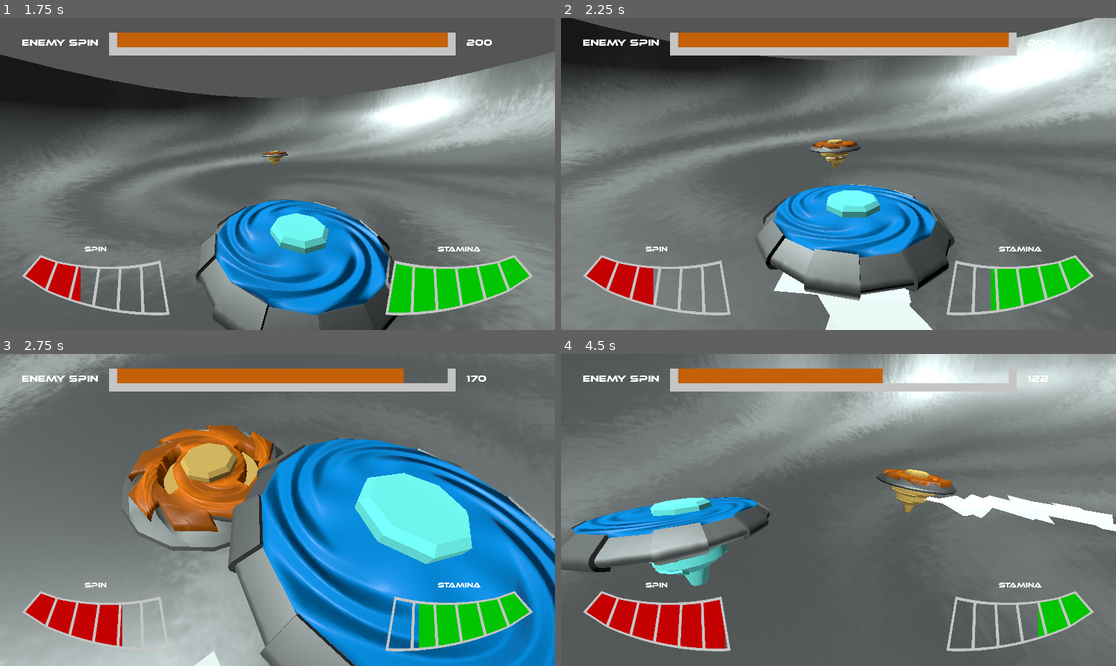
Above: before the commit, frames 1-4 (two rows, left to right).
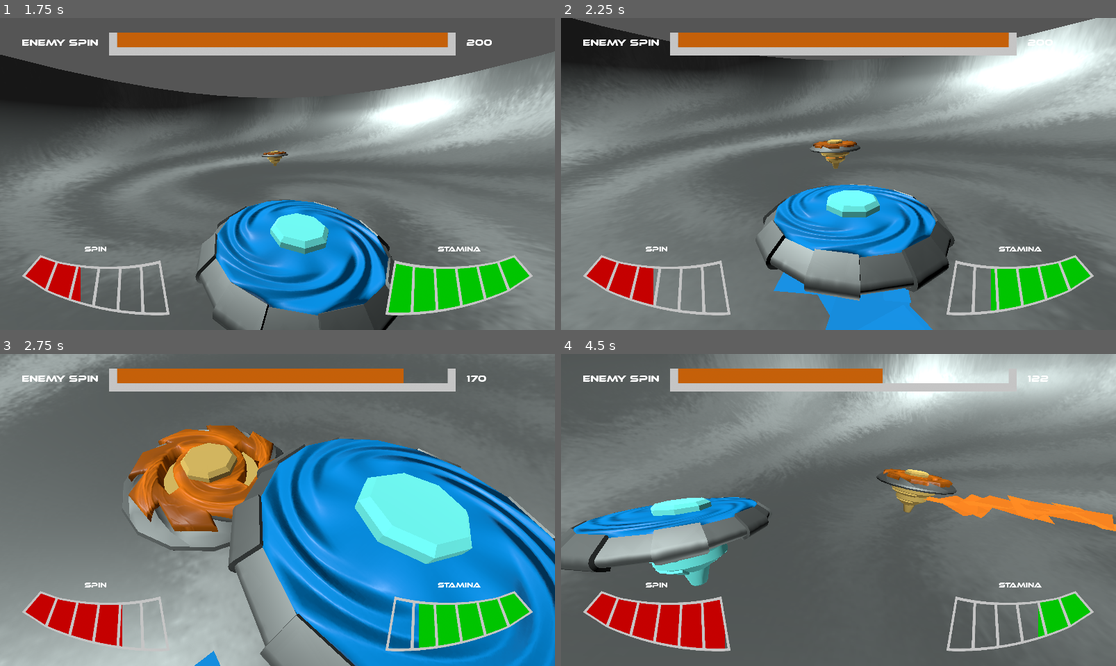
Above: after the commit, the same moments.

Repository: StudentLoanCyclone/StudentLoanCyclone
Game: Godot game, scene res://main.tscn
Two runs of this game, one before a commit and one after it. Both use one fixed random seed, a clock stepped at 60 frames per second and the inputs below. Video files are missing from this copy of the repository; at most half a second of black plays in their place.
Inputs (mouse positions are in pixels of both pictures, inside the frame that each line leads up to):
- Up to frame 1 (1.75 s): tap Enter at 0.5 s; move the mouse to (399, 158) at 0.52 s; press the mouse at (399, 158) at 0.53 s; move the mouse to (166, 189) at 1.27 s; release the mouse at (166, 189) at 1.28 s; right-click (166, 189) at 1.35 s
- Up to frame 2 (2.25 s): move the mouse to (894, 105) at 2.02 s; press the mouse at (894, 105) at 2.03 s
- Up to frame 3 (2.75 s): no input
- Up to frame 4 (4.5 s): move the mouse to (810, 572) at 2.77 s; release the mouse at (810, 572) at 2.78 s; right-click (810, 572) at 2.85 s; move the mouse to (1005, 556) at 3.52 s; press the mouse at (1005, 556) at 3.53 s; move the mouse to (672, 463) at 4.27 s; release the mouse at (672, 463) at 4.28 s; right-click (672, 463) at 4.35 s

Frame 1 is identical in both runs. In frame 2, 2.2% of the frame differs, in the area x 38-67%, y 44-100%; in frame 3, 0.1%; in frame 4, 1.6%.

Commit message:
Reduced music volume, fixed trail colours.

Diff:
--- a/student-loan-cyclone/cyclone.gd
+++ b/student-loan-cyclone/cyclone.gd
@@ -38,6 +38,14 @@
 
 # Called when the node enters the scene tree for the first time.
 func _ready():
+	var trim_colour = trim.get_surface_override_material(0).albedo_color
+
+	var trail_material = StandardMaterial3D.new()
+	trail_material.albedo_color = trim_colour
+	trail_material.ShadingMode = 0
+
+	trail.draw_pass_1.material = trail_material
+
 	launch()
 
 
@@ -238,14 +246,6 @@
 
 
 func activate_trail():
-	if not trail:
-		return
-
-	var trim_colour = trim.get_surface_override_material(0).albedo_color
-
-	var trail_material = trail.process_material as ParticleProcessMaterial
-	if trail_material:
-		trail_material.color = trim_colour
 
 	trail.emitting = true
 
--- a/student-loan-cyclone/cyclone_enemy.gd
+++ b/student-loan-cyclone/cyclone_enemy.gd
@@ -24,8 +24,6 @@
 @export var plastic2 : MeshInstance3D
 @export var trim : MeshInstance3D
 
-@onready var trail = $trim/trail
-
 
 #frame these more as states of mind than actions
 enum State {ATTACK, DEFEND, IDLE}
@@ -33,12 +31,21 @@
 
 var defence_state = false
 
+@onready var trail = $trim/trail
+
 
 # Called when the node enters the scene tree for the first time.
 func _ready():
 
-	if !self.is_in_group("player"):
-		randomize_colour()
+	randomize_colour()
+
+	var trim_colour = trim.get_surface_override_material(0).albedo_color
+
+	var trail_material = StandardMaterial3D.new()
+	trail_material.albedo_color = trim_colour
+	trail_material.ShadingMode = 0
+
+	trail.draw_pass_1.material = trail_material
 
 	launch()
 
@@ -124,14 +131,13 @@
 	#enemy attack should also be about deciding if it can and should
 
 	if(current_stamina >= 33):
+		activate_trail()
 		current_stamina -= 33
 
 		var chasedir = (target.global_position - global_position).normalized()
 		#current_spin += spin_boost
 
 		linear_velocity = chasedir * 25
-		print("ENEMY ATTACKED!")
-		activate_trail()
 
 func _defend():
 	if (current_stamina >= 33):
@@ -169,17 +175,7 @@
 		var target_v = target.linear_velocity
 		apply_central_impulse(force + target_v)
 
-func activate_trail():
-	if not trail:
-		return
-
-	var trim_colour = trim.get_surface_override_material(0).albedo_color
-
-	var trail_material = trail.process_material as ParticleProcessMaterial
-	if trail_material:
-		trail_material.color = trim_colour
-
-	trail.emitting = true
+
 
 func get_stamina():
 	return current_stamina
@@ -219,3 +215,8 @@
 
 func get_target():
 	return target
+
+
+func activate_trail():
+
+	trail.emitting = true
--- a/student-loan-cyclone/cyclone_player.tscn
+++ b/student-loan-cyclone/cyclone_player.tscn
@@ -213,9 +213,10 @@
 [node name="trail" type="GPUParticles3D" parent="RigidBody3D/trim"]
 transform = Transform3D(1, 0, 0, 0, 1, 0, 0, 0, 1, -0.3278038, 0, 0)
 emitting = false
-amount = 40
+amount = 50
 lifetime = 0.4
 one_shot = true
+randomness = 0.33
 process_material = SubResource("ParticleProcessMaterial_sgev8")
 draw_pass_1 = SubResource("QuadMesh_a51ii")
 
@@ -242,7 +243,7 @@
 
 [node name="BattleMusic" type="AudioStreamPlayer" parent="RigidBody3D"]
 stream = ExtResource("9_cklec")
-volume_db = -1.0
+volume_db = -12.0
 autoplay = true
 
 [node name="parry" type="AudioStreamPlayer3D" parent="RigidBody3D"]
--- a/student-loan-cyclone/main_menu.gd
+++ b/student-loan-cyclone/main_menu.gd
@@ -1,6 +1,6 @@
 extends PanelContainer
 
-
+@onready var musicPlayer = $AudioStreamPlayer
 
 # Called when the node enters the scene tree for the first time.
 func _ready() -> void:
--- a/student-loan-cyclone/main_menu.tscn
+++ b/student-loan-cyclone/main_menu.tscn
@@ -86,6 +86,7 @@
 
 [node name="AudioStreamPlayer" type="AudioStreamPlayer" parent="."]
 stream = ExtResource("5_glbon")
+volume_db = -15.0
 autoplay = true
 
 [connection signal="pressed" from="MainMenu/HBoxContainer/VBoxContainer/VBoxContainer/Start" to="." method="_on_start_pressed"]
Not shown: 1 places in student-loan-cyclone/cyclone_player.tscn that only renumber resources
